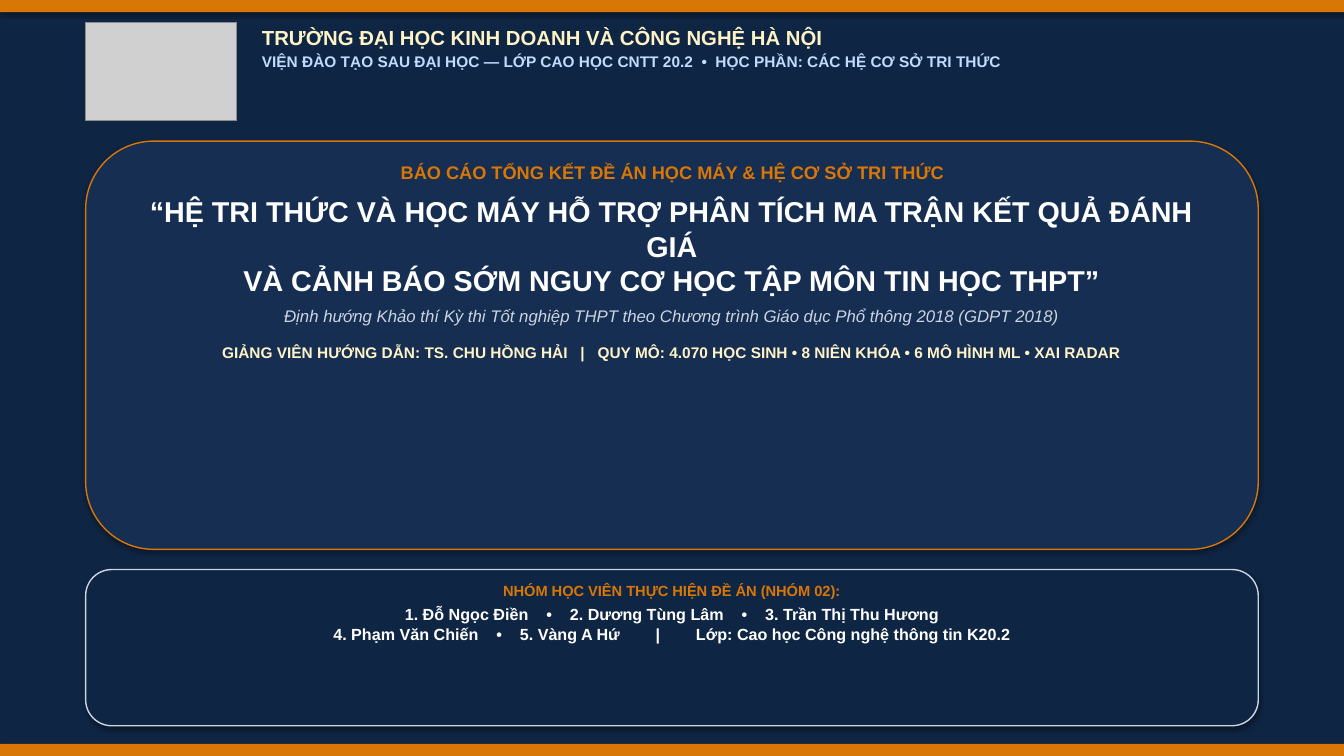
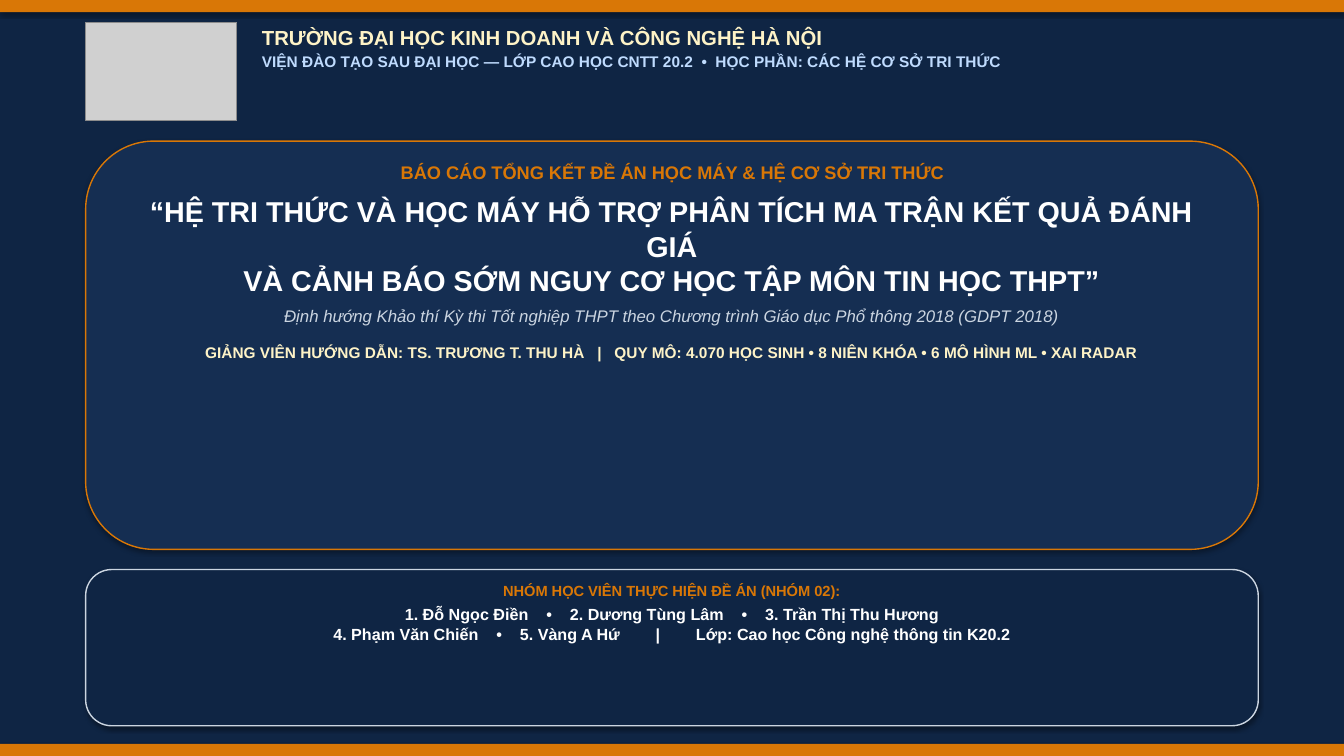
Before and after one commit to Lamdt198/HeTriThucTinHocTHPT, a slide deck: slide 1 of reports/Slide_Thuyet_Trinh_He_CS_Tri_Thuc_K20.2.pptx. Drawn at 1344x756 pixels with LibreOffice and Linux fonts; fonts in the diff are those of the drawing; grey boxes stand for pictures. Boxes give left, top, right and bottom in pixels: in the first picture for what was removed or moved away, otherwise in the second. Text is boxed around its words. In the diff, an @@ line names an element or a change of style, - is before the commit and + after.

```diff
--- a/reports/Slide_Thuyet_Trinh_He_CS_Tri_Thuc_K20.2.pptx
+++ b/reports/Slide_Thuyet_Trinh_He_CS_Tri_Thuc_K20.2.pptx
@@ text at [205,345,1137,361]: text changed @@
-GIẢNG VIÊN HƯỚNG DẪN: TS. CHU HỒNG HẢI | QUY MÔ: 4.070 HỌC SINH • 8 NIÊN KHÓA • 6 MÔ HÌNH ML • XAI RADAR
+GIẢNG VIÊN HƯỚNG DẪN: TS. TRƯƠNG T. THU HÀ | QUY MÔ: 4.070 HỌC SINH • 8 NIÊN KHÓA • 6 MÔ HÌNH ML • XAI RADAR
```
Also in this commit, not shown: 1 other slide changed, 5 other files.
